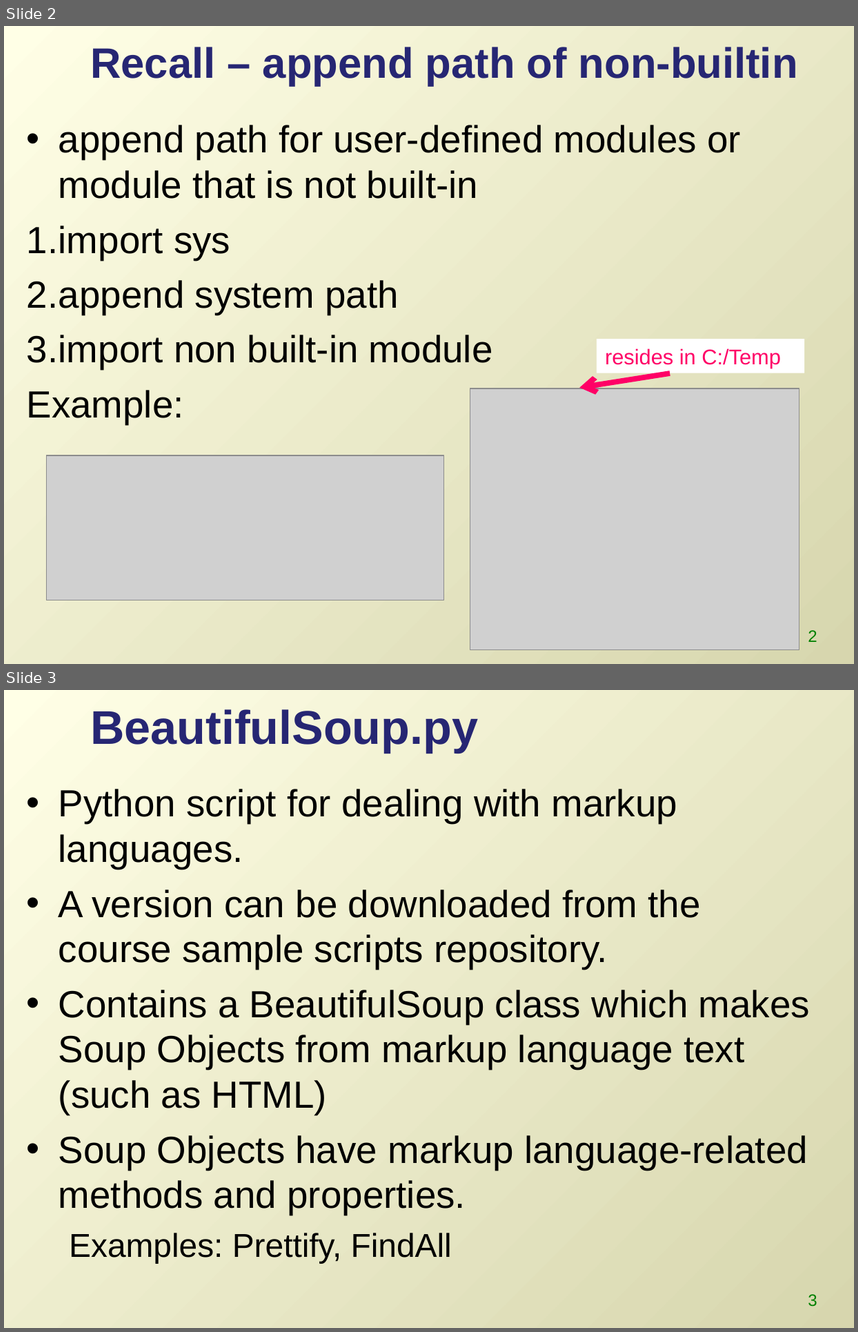
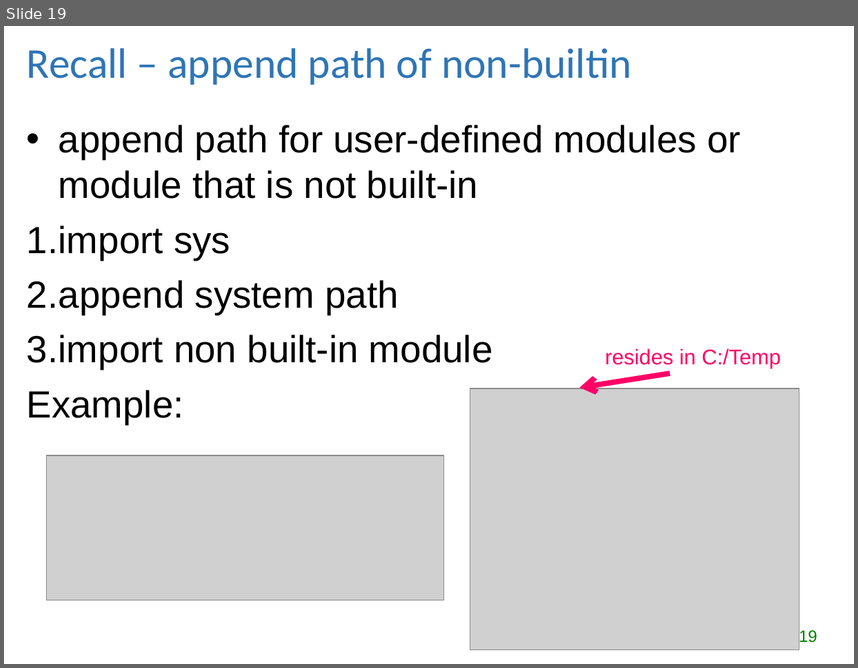
Before and after one commit to lgtateos/gis540, a slide deck: slides/parseMarkup.ppt. Shown one above the other, each under a label of ours: slides 2 and 3 before the commit, slide 19 after it. The pictures are 858x1332 and 858x668 pixels, drawn with LibreOffice and Linux fonts; fonts in the diff are those of the drawing; grey boxes stand for pictures. Boxes give left, top, right and bottom in pixels: in the first picture for what was removed or moved away, otherwise in the second. Text is boxed around its words. In the diff, an @@ line names an element or a change of style, - is before the commit and + after.

```diff
--- a/slides/parseMarkup.ppt
+++ b/slides/parseMarkup.ppt
@@ slide 3 removed at (4, 690, 854, 1328), background gradient #FFFFE6 to #D7D6AE @@
@@ title removed at (90, 709, 478, 753) @@
-BeautifulSoup.py
@@ text removed at (59, 789, 810, 1263) @@
-• Python script for dealing with markup languages.
-• A version can be downloaded from the course sample scripts repository.
-• Contains a BeautifulSoup class which makes Soup Objects from markup language text (such as HTML)
-• Soup Objects have markup language-related methods and properties.
-  Examples: Prettify, FindAll
@@ page number removed at (808, 1294, 817, 1306) @@
-3
@@ what was slide 2 is now slide 19 @@
@@ slide 19 changed as well @@
@@ background gradient #FFFFE6 to #D7D6AE to #FFFFFF @@
@@ title "Recall – append path of ...": place and size @@
-title "Recall – append path of ..." at (90, 47, 798, 86)
+title "Recall – append path of ..." at (27, 48, 632, 85)
@@ title "Recall – append path of ..." at (27, 48, 632, 85): font Arial to Calibri, text colour #262673 to #2E75B6, bold off @@
@@ text "resides in C:/Temp" rewrapped from (597, 339, 804, 373) to (605, 348, 781, 368) @@
@@ page number at (799, 628, 818, 646): text changed @@
-2
+19
```
Also in this commit, not shown: 15 other slides changed, 3 slides added, 2 other slides removed.
